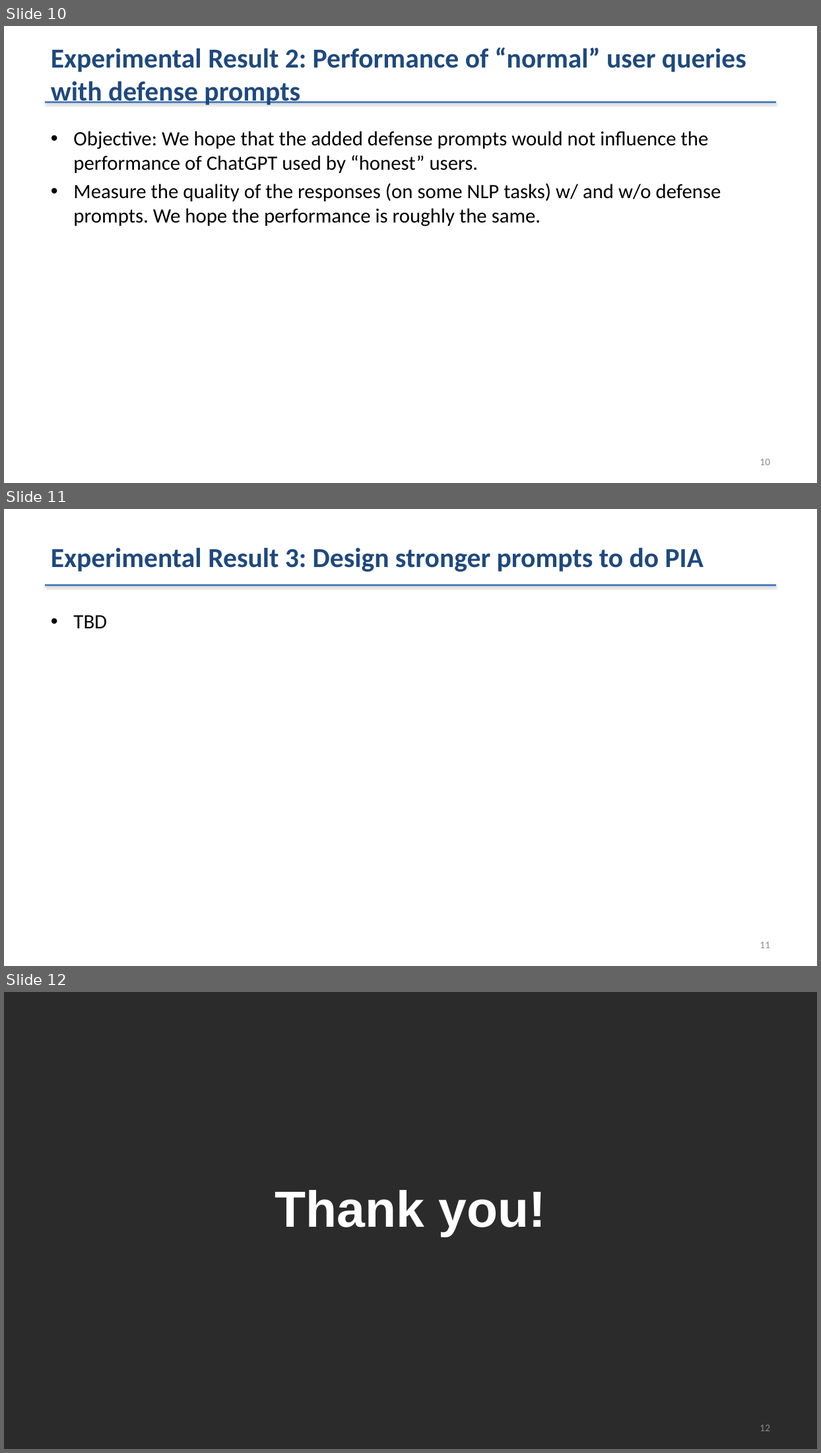
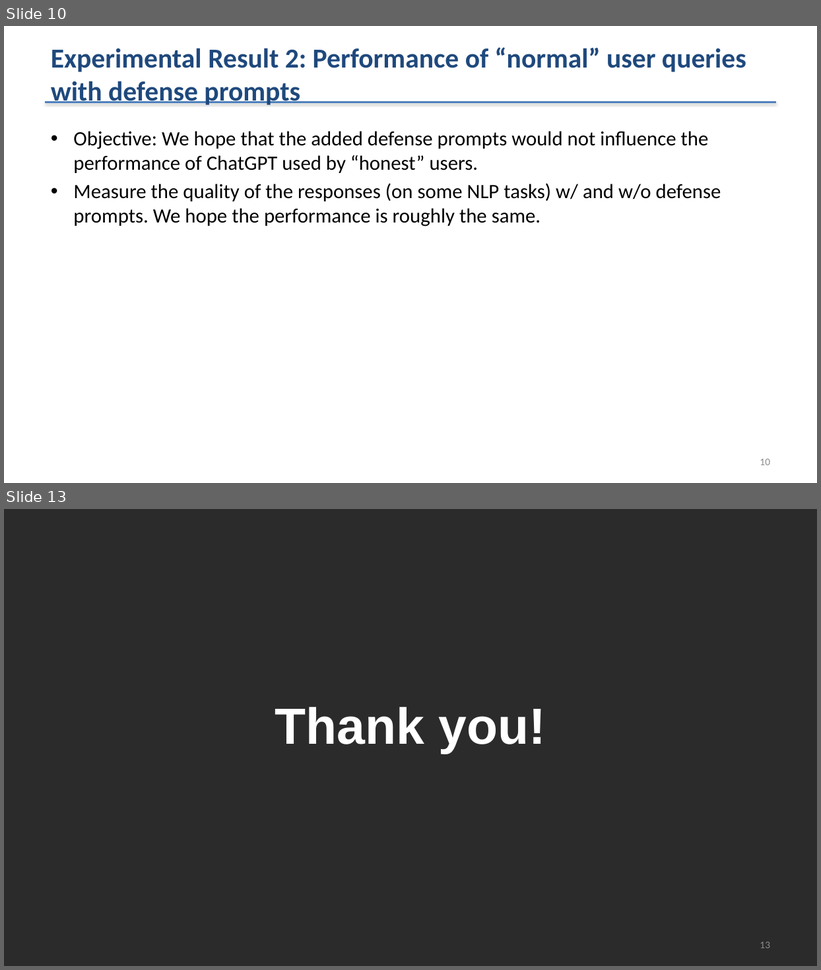
Before and after one commit to shaojiawei07/27x.prompt_inejection_attack, a slide deck: PIAandDefense/259_PIA_Experimental_Results_since_Mar-9-2023.pptx. Shown one above the other, each under a label of ours: slides 10, 11 and 12 before the commit, slides 10 and 13 after it; the slides between them are not shown. The pictures are 821x1453 and 821x970 pixels, drawn with LibreOffice and Linux fonts; fonts in the diff are those of the drawing; background and template pictures are left out; a plain dark background stands for a picture behind light text. Boxes give left, top, right and bottom in pixels: in the first picture for what was removed or moved away, otherwise in the second. Text is boxed around its words. In the diff, an @@ line names an element or a change of style, - is before the commit and + after.

```diff
--- a/PIAandDefense/259_PIA_Experimental_Results_since_Mar-9-2023.pptx
+++ b/PIAandDefense/259_PIA_Experimental_Results_since_Mar-9-2023.pptx
@@ slide 11 removed at <box>4,509,817,966</box>, background #FFFFFF; not listed: 1 template element that a slide beside it also shows @@
@@ title removed at <box>51,548,704,572</box> @@
-Experimental Result 3: Design stronger prompts to do PIA
@@ text removed at <box>73,615,107,628</box> @@
-• TBD
@@ page number removed at <box>760,942,770,949</box> @@
-11
@@ what was slide 12 is now slide 13 @@
@@ page number at <box>760,942,770,949</box>: text changed @@
-12
+13
```
Also in this commit, not shown: 2 slides added, 32 other files.
